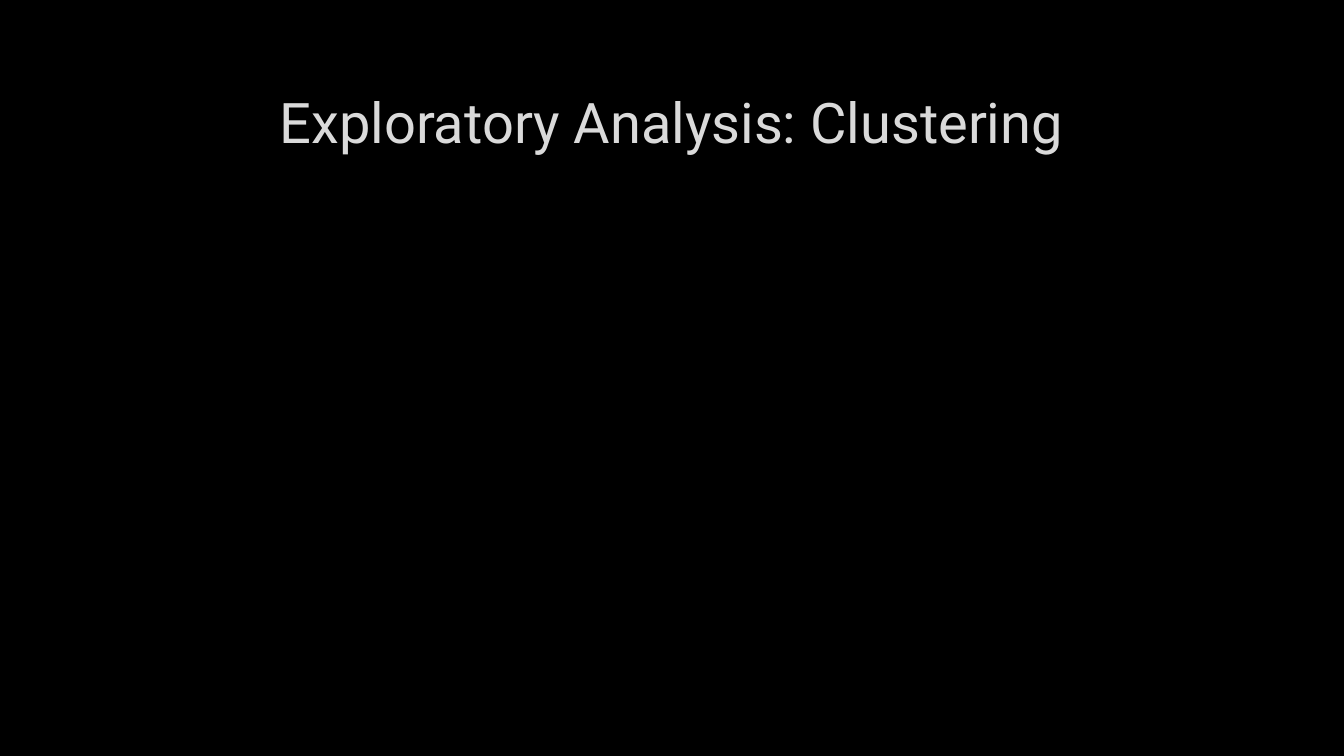
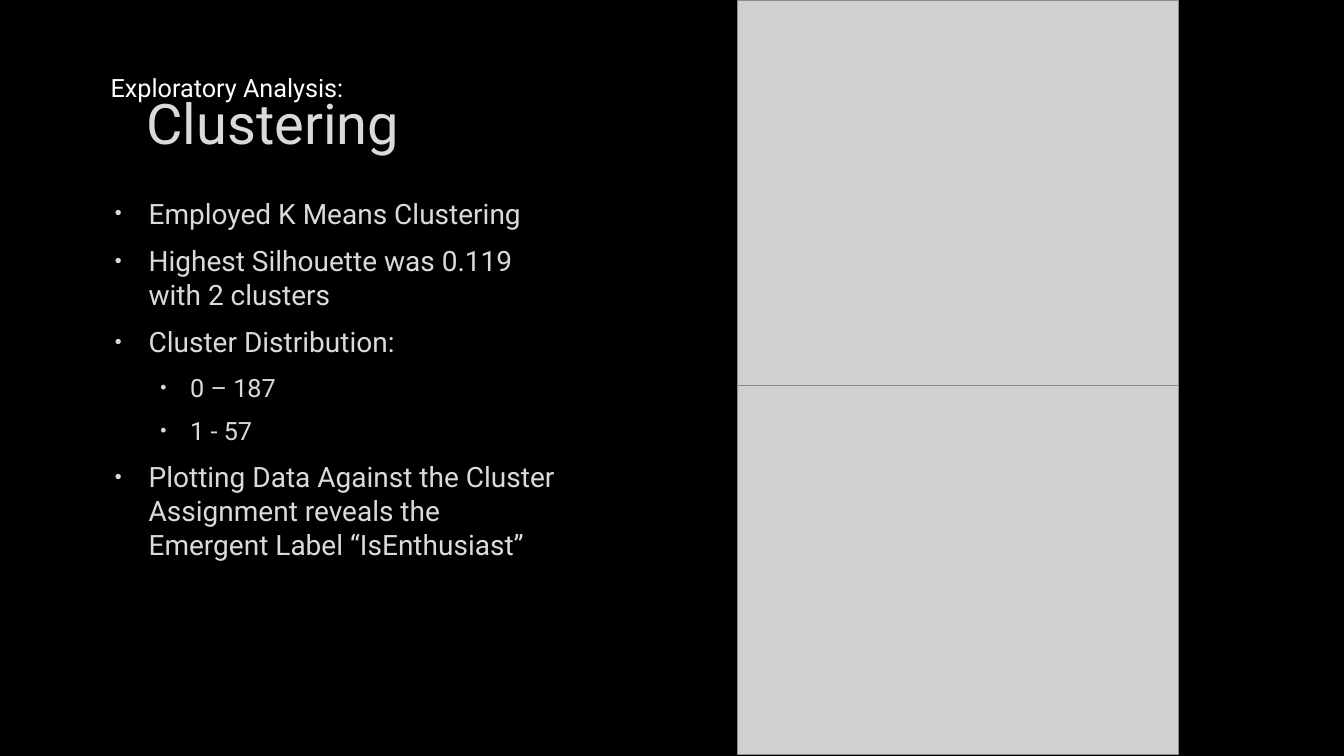
Before and after one commit to sevenwwu/sevenwwu.github.io, a slide deck: slide 12 of write-ups/presentation.pptx (slide 9 before the commit). Drawn at 1344x756 pixels with LibreOffice and Linux fonts; fonts in the diff are those of the drawing; grey boxes stand for pictures; background and template pictures are left out. Boxes give left, top, right and bottom in pixels: in the first picture for what was removed or moved away, otherwise in the second. Text is boxed around its words. In the diff, an @@ line names an element or a change of style, - is before the commit and + after.

```diff
--- a/write-ups/presentation.pptx
+++ b/write-ups/presentation.pptx
@@ picture added at bbox=[737, 0, 1179, 386] @@
@@ text added at bbox=[111, 78, 343, 103], 18 pt, text #FFFFFF @@
+Exploratory Analysis:
@@ title at bbox=[146, 93, 398, 156]: text changed @@
-Exploratory Analysis: Clustering
+Clustering
@@ text added at bbox=[149, 203, 554, 561], 20 pt, text #DADADA @@
+• Employed K Means Clustering
+• Highest Silhouette was 0.119 with 2 clusters
+• Cluster Distribution:
+  • 0 – 187
+  • 1 - 57
+• Plotting Data Against the Cluster Assignment reveals the Emergent Label “IsEnthusiast”
@@ picture added at bbox=[737, 386, 1179, 755] @@
```
Also in this commit, not shown: 6 other slides changed, 6 slides added, 2 slides removed.
